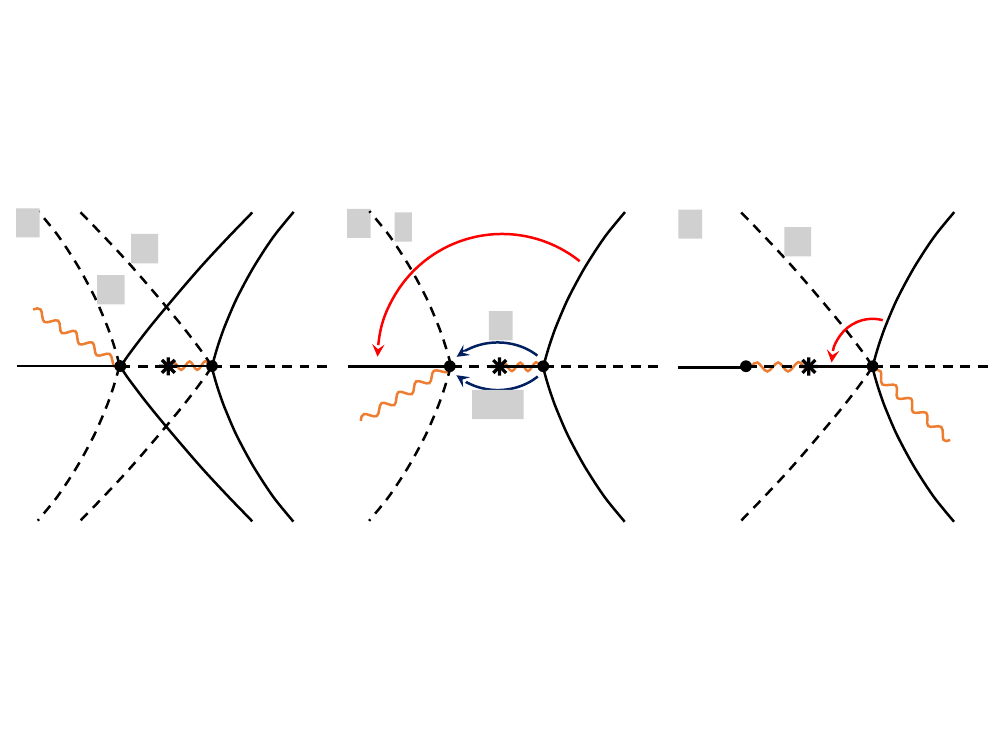
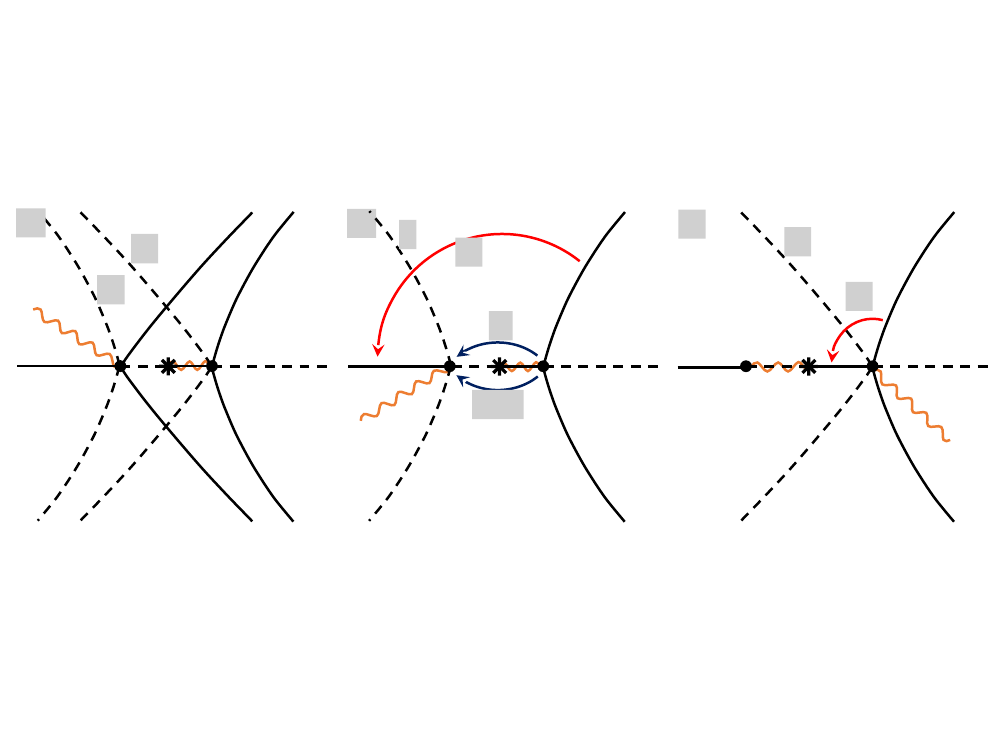
Before and after one commit to akutlin/sciwork, a slide deck: slide 2 of mpi/articles/Symmetry relations and functional equations for Stokes constants/corrected/stuff/draft.pptx. Drawn at 1008x756 pixels with LibreOffice and Linux fonts; fonts in the diff are those of the drawing; grey boxes stand for pictures. Boxes give left, top, right and bottom in pixels: in the first picture for what was removed or moved away, otherwise in the second. Text is boxed around its words. In the diff, an @@ line names an element or a change of style, - is before the commit and + after.

```diff
--- a/mpi/articles/Symmetry relations and functional equations for Stokes constants/corrected/stuff/draft.pptx
+++ b/mpi/articles/Symmetry relations and functional equations for Stokes constants/corrected/stuff/draft.pptx
@@ picture: place and size @@
-picture at box(16, 208, 40, 237)
+picture at box(16, 208, 45, 237)
@@ picture: place and size @@
-picture at box(347, 209, 371, 238)
+picture at box(347, 209, 377, 238)
@@ picture: place and size @@
-picture at box(395, 212, 412, 242)
+picture at box(400, 220, 417, 249)
@@ picture added at box(455, 238, 482, 266) @@
@@ picture: place and size @@
-picture at box(678, 210, 702, 238)
+picture at box(678, 210, 706, 238)
@@ picture added at box(845, 282, 873, 310) @@
```
Also in this commit, not shown: 2 other slides changed, 6 other files.
